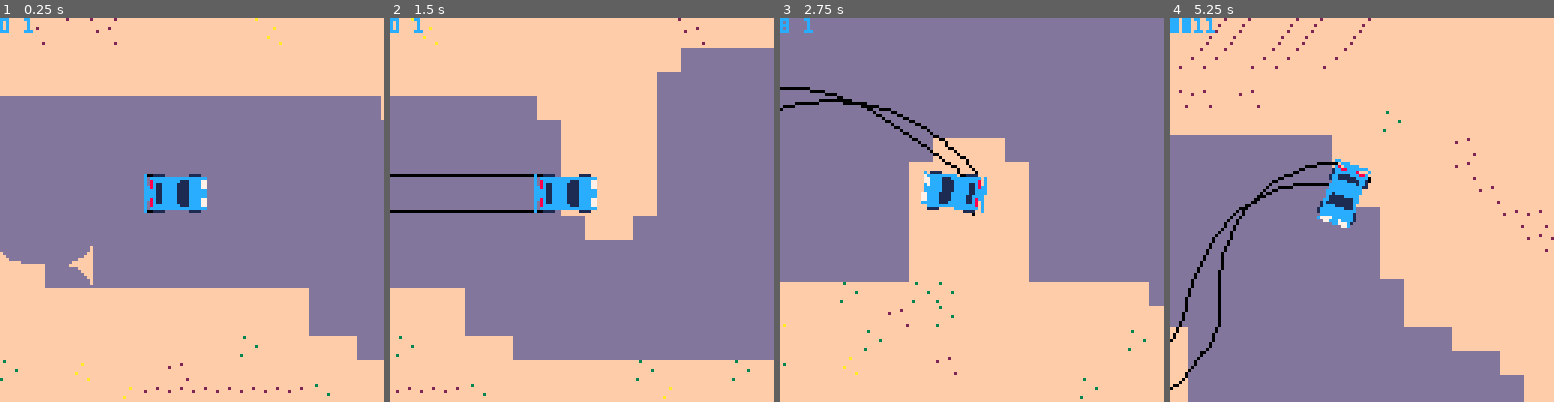
Above: before the commit, frames 1-4 (left to right).
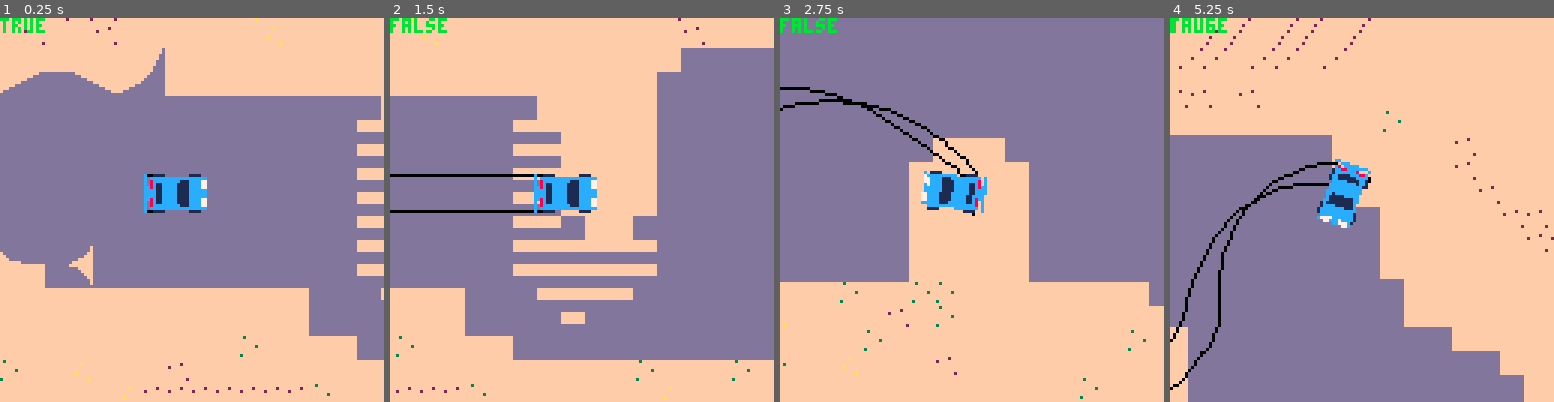
Above: after the commit, the same moments.

Repository: graearea/pico8
Game: PICO-8 cartridge skidmarks.p8
The game is run twice, just before and just after one commit, with the same random seed, the same clock (stepped at 60 frames per second) and the same inputs.
Inputs:
- Up to frame 1 (0.25 s): no input
- Up to frame 2 (1.5 s): no input
- Up to frame 3 (2.75 s): hold Right 1.6-2.1 s; hold Right from 2.47 s (still down)
- Up to frame 4 (5.25 s): release Right at 3.03 s; hold Left 3.08-3.58 s; hold Right 4.02-4.68 s; hold Left from 5.08 s (still down)

The runs differ from the first frame. In frame 1, 3.7% of the frame differs, in the area x 0-100%, y 0-74%; in frame 2, 5.3%, in the area x 0-70%, y 0-80%; in frame 3, 0.3%; in frame 4, 0.4%.

Commit message:
prints if on track, uses whole map.

Diff:
--- a/skidmarks.p8
+++ b/skidmarks.p8
@@ -32,14 +32,17 @@
   window_y=car.y-58
   camera(window_x,window_y)
   rectfill(0,0,1024,1027,15)
-  map(0, 0, 0, 0, 1024, 32)
+  map(0, 0, 0, 0, 1024, 64)
 		draw_track()
   car:draw()
+  camera()
+  print(mget(car.x/8,car.y/8)>8,0,0,11)
 
 end
 function printstatus(text)
  print(text)
 end
+
 function round(num,places)
   return flr(num*10^places)/10^places
  end
@@ -112,7 +115,7 @@
 	 self:draw_skids(skids_l)
 	 self:draw_skids(skids_r)
 	 spr_r(0,self.x,self.y,self.angle, draw_px)
-  print(bob,self.x-58,self.y-58)
+  --print(bob,self.x-58,self.y-58)
  end,
 
  draw_skids=function(self,skiddies)
@@ -325,8 +328,8 @@
 __map__
 0000000505050000000000070000000000000000000005000000000000050500050500050000000000000000000000000000000000000000000000000000000000000000000000000000000000000000000000000000000000000000000000000000000000000000000000000000000000000000000000000000000000000000
 0000050000050000000000000700000000000000000000050000010000050000000000000000000000040000000000000000000000000000000505050000000000000000000000000000000000000000000000000000000000000000000000000000000000000000000000000000000000000000000000000000000000000000
-00000000000000000000000000000000000000000000001a1b1c1a1b1c1a1a1b1c1a1a1b1c1a1b000000000005000000000000000000000505050000000000001a1b1c1a1b1c1a000000000000000000000000000000000000000000000000000000000000000000000000000000000000000000000000000000000000000000
-000000000000000000000000000000000000000000002a1a1b1c1a1b1c1c1a1b1c1c2a2b2c2a2b000000000005000000000000000000050500000000000000001a1b1c1a1a1b1c1a1b1c1a0005000005000005000500000500000005000000000500000000000000050000000000050000000500000505000000000000000000
+00000000000000360000000000000000000000000000001a1b1c1a1b1c1a1a1b1c1a1a1b1c1a1b000000000005000000000000000000000505050000000000001a1b1c1a1b1c1a000000000000000000000000000000000000000000000000000000000000000000000000000000000000000000000000000000000000000000
+0024251b2627343500000000000000000000000000002a1a1b1c1a1b1c1c1a1b1c1c2a2b2c2a2b000000000005000000000000000000050500000000000000001a1b1c1a1a1b1c1a1b1c1a0005000005000005000500000500000005000000000500000000000000050000000000050000000500000505000000000000000000
 001a1b2a2b2c1c1a1b2a2b2c1a1b2a2b2c00000000001a2a2b2c2a2b2c2c2a2b2c2c1a1b2a2b2c0000000000000500000000000000000500000000001a1b1c1a2a2b2c2a1a1b1c1a1b1c1a1b1c1a1b1c1a0000000000000000000000000000000000000000000000000000000000000000000000000000000000000000000000
 002a2b2c2a2b2c2a2b2c2a2b2a2b2c2a1414000000002a1a1b2a2b2c1c1c2b2c1c1c1a1b1c1a1b1c1a0000000000050500000000000500000000001a1a1b1c1a1a1b2a2b2a2b2c2a2b2c1a1b1c1a1b1a1b1c1a1b1c1a000000000000000000000000000000000000000000000000040404000000000000000000000000000000
 001a1b1c1a1b1c1a1b1c1a1b1a1b1c1a1414000000001a2a2b2c2a2b2c2c2a2b2c2c1a1b1c1a1b1c1c0000000000000505050000000500000000001a2a2b2c2a2a2b2c2a1a1b2a2b2c1c2a2b2c2a2b1a1b1c1a1b1c1c000000000000000000000000000004000004000004000000000000000000000000000000000000000000
Not shown, changed: 24 lines of the sprite sheet (__gfx__) section of skidmarks.p8
